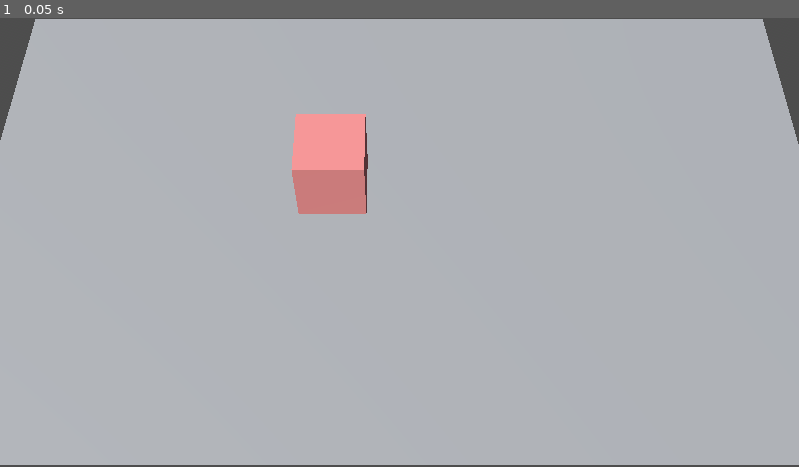
Above: before the commit, frame 1.
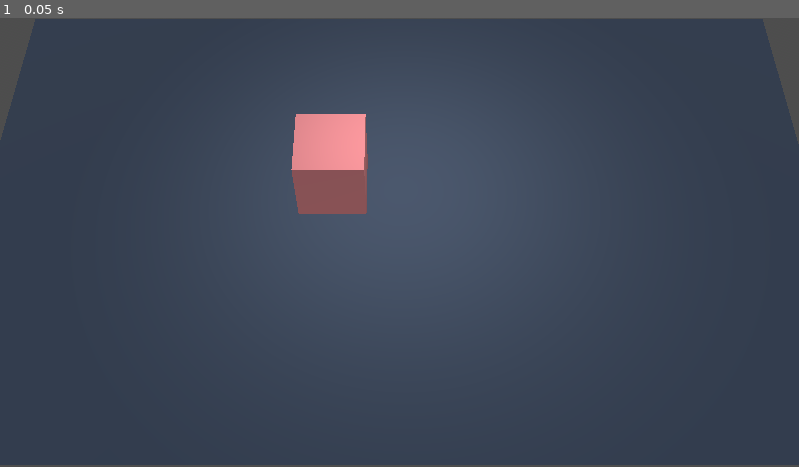
Above: after the commit, the same moment.

Repository: PranjalMaithani/flowchart-3d
Game: Godot game, scene res://Scenes/flowchart_scene.tscn
Two runs of this game, one before a commit and one after it. Both use one fixed random seed, a clock stepped at 60 frames per second and the inputs below.
Inputs:
- Up to frame 1 (0.05 s): no input

The runs differ from the first frame. In frame 1, 97% of the frame differs, in the area x 0-100%, y 0-100%.

Commit message:
drag containers

Diff:
--- a/Components/ContainerBox.tscn
+++ b/Components/ContainerBox.tscn
@@ -4,7 +4,7 @@
 [ext_resource type="Script" path="res://src/container/ResizePoint.gd" id="2_x382d"]
 
 [sub_resource type="StandardMaterial3D" id="StandardMaterial3D_hsdtn"]
-albedo_color = Color(0.803922, 0.470588, 0.458824, 1)
+albedo_color = Color(0.623529, 0.352941, 0.360784, 1)
 
 [sub_resource type="BoxShape3D" id="BoxShape3D_0xfu6"]
 size = Vector3(0.208945, 0.293828, 0.195364)
@@ -26,11 +26,10 @@
 
 [node name="ContainerBox" type="Node3D"]
 
-[node name="BoxMesh" type="CSGBox3D" parent="."]
+[node name="ContainerMesh" type="CSGBox3D" parent="."]
 transform = Transform3D(1, 0, 0, 0, 1, 0, 0, 0, 1, -0.00637102, 0.00248063, -0.000931025)
 size = Vector3(0.256057, 0.273427, 0.257805)
 material = SubResource("StandardMaterial3D_hsdtn")
-metadata/_edit_lock_ = true
 
 [node name="GrabPoint" type="Area3D" parent="."]
 transform = Transform3D(1, 0, 0, 0, 1, 0, 0, 0, 1, -0.00637102, 0.00248063, -0.000931025)
--- /dev/null
+++ b/Materials/floor_dark.tres
@@ -0,0 +1,4 @@
+[gd_resource type="StandardMaterial3D" format=3 uid="uid://c57ycd54txcqv"]
+
+[resource]
+albedo_color = Color(0.152941, 0.192157, 0.25098, 1)
--- a/Scenes/flowchart_scene.tscn
+++ b/Scenes/flowchart_scene.tscn
@@ -1,5 +1,6 @@
-[gd_scene load_steps=7 format=3 uid="uid://cb2r105nqmjnr"]
+[gd_scene load_steps=9 format=3 uid="uid://cb2r105nqmjnr"]
 
+[ext_resource type="Material" uid="uid://c57ycd54txcqv" path="res://Materials/floor_dark.tres" id="1_jwrac"]
 [ext_resource type="PackedScene" uid="uid://pwytv1htyylm" path="res://Components/ContainerBox.tscn" id="1_nv32g"]
 [ext_resource type="PackedScene" uid="uid://b338qhshxv8rp" path="res://Components/GameManager.tscn" id="2_6gx0o"]
 
@@ -17,6 +18,10 @@
 sky = SubResource("Sky_f35ay")
 
 [sub_resource type="PlaneMesh" id="PlaneMesh_yinng"]
+material = ExtResource("1_jwrac")
+
+[sub_resource type="BoxShape3D" id="BoxShape3D_beqyu"]
+size = Vector3(1.96551, 0.00944167, 1.97355)
 
 [node name="flowchart_scene" type="Node3D"]
 
@@ -27,16 +32,29 @@
 transform = Transform3D(1.58357, 0, 0, 0, 1, 0, 0, 0, 1, -0.00216722, 0, -0.0163759)
 mesh = SubResource("PlaneMesh_yinng")
 
+[node name="StaticBody3D" type="StaticBody3D" parent="Floor"]
+
+[node name="CollisionShape3D" type="CollisionShape3D" parent="Floor/StaticBody3D"]
+transform = Transform3D(1, 0, 0, 0, 1, 0, 0, 0, 1, 0, -0.00306225, 0)
+shape = SubResource("BoxShape3D_beqyu")
+
 [node name="Camera3D" type="Camera3D" parent="."]
 transform = Transform3D(1, 0, 0, 0, 0.532699, 0.846305, 0, -0.846305, 0.532699, 0, 2.92865, 1.98016)
 fov = 27.0
 
 [node name="DirectionalLight3D" type="DirectionalLight3D" parent="."]
 transform = Transform3D(0.616481, 0.458638, -0.640003, 0.183013, 0.707107, 0.683013, 0.765805, -0.538193, 0.351981, -3.11844, 4.31145, 3.83666)
-light_energy = 1.914
+light_energy = 1.254
 
 [node name="ContainerBox" parent="." instance=ExtResource("1_nv32g")]
 transform = Transform3D(1, 0, 0, 0, 1, 0, 0, 0, 1, -0.24609, 0.138507, -0.117524)
 
-[node name="GameManager" parent="." node_paths=PackedStringArray("ground_plane") instance=ExtResource("2_6gx0o")]
+[node name="AppManager" parent="." node_paths=PackedStringArray("ground_plane", "camera") instance=ExtResource("2_6gx0o")]
 ground_plane = NodePath("../Floor")
+camera = NodePath("../Camera3D")
+
+[node name="SpotLight3D" type="SpotLight3D" parent="."]
+transform = Transform3D(0.999256, -0.00848124, -0.0376174, 0.0369439, -0.0690301, 0.99693, -0.0110519, -0.997579, -0.0686655, -0.0175178, 1.09849, -0.131702)
+light_energy = 1.495
+spot_range = 2.40393
+spot_angle = 50.625
--- a/src/AppManager/app_manager.gd
+++ b/src/AppManager/app_manager.gd
@@ -2,3 +2,4 @@
 class_name AppManager
 
 @export var ground_plane: Node3D
+@export var camera: Camera3D
--- a/src/container/GrabPoint.gd
+++ b/src/container/GrabPoint.gd
@@ -2,11 +2,17 @@
 
 var drag_and_drop = preload('../ui/drag_and_drop.gd').new({"area": self})
 var container
+var camera
 
 func _ready():
     container = get_parent_node_3d()
+    var app_manager = get_node("/root/flowchart_scene/AppManager") as AppManager
+    camera = app_manager.camera
 
 func _process(delta):
     if(drag_and_drop.is_dragging):
-        container.position.x = drag_and_drop.mouse_position.x
-        container.position.z = drag_and_drop.mouse_position.z
+        var viewport_mouse_position = get_viewport().get_mouse_position()
+        var space_state = get_world_3d().direct_space_state
+        var mouse_position = UIHelpers.get_world_space_from_mouse(space_state, viewport_mouse_position, camera)
+        container.position.x = mouse_position.x
+        container.position.z = mouse_position.z
--- a/src/ui/drag_and_drop.gd
+++ b/src/ui/drag_and_drop.gd
@@ -1,14 +1,20 @@
 var area: Area3D
 var is_dragging: bool = false
-var mouse_position: Vector3
 
 func _init(properties: Dictionary):
     area = properties.area
     area.input_event.connect(handle_mouse_event)
+    area.mouse_entered.connect(handle_mouse_enter)
+    area.mouse_exited.connect(handle_mouse_exit)
 
-func handle_mouse_event(camera:Node, event:InputEvent, event_position:Vector3, normal:Vector3, shape_idx:int):
-    if(!UIHelpers.isLeftMouseClick(event)):
+func handle_mouse_enter():
+    Input.set_default_cursor_shape(Input.CURSOR_DRAG)
+
+func handle_mouse_exit():
+    Input.set_default_cursor_shape(Input.CURSOR_ARROW)
+
+func handle_mouse_event(_camera:Node, event:InputEvent, event_position:Vector3, _normal:Vector3, _shape_idx:int):
+    if(!UIHelpers.is_left_mouse_click(event)):
         return
 
-    mouse_position = event_position
     is_dragging = event.is_pressed()
--- a/src/ui/helpers.gd
+++ b/src/ui/helpers.gd
@@ -1,4 +1,16 @@
 class_name UIHelpers
 
-static func isLeftMouseClick(event: InputEvent):
+static func is_left_mouse_click(event: InputEvent):
     return event is InputEventMouseButton and (event as InputEventMouseButton).button_index == MOUSE_BUTTON_LEFT
+
+static func get_world_space_from_mouse(space_state: PhysicsDirectSpaceState3D, mouse_position: Vector2, camera: Camera3D):
+    var RAY_LENGTH = 1000
+    var from = camera.project_ray_origin(mouse_position)
+    var to = from + camera.project_ray_normal(mouse_position) * RAY_LENGTH
+    var ray_params := PhysicsRayQueryParameters3D.create(from, to)
+    ray_params.collide_with_areas = true
+    var rayhit := space_state.intersect_ray(ray_params)
+    if(rayhit.has("position")):
+        return rayhit.position
+
+    return null
